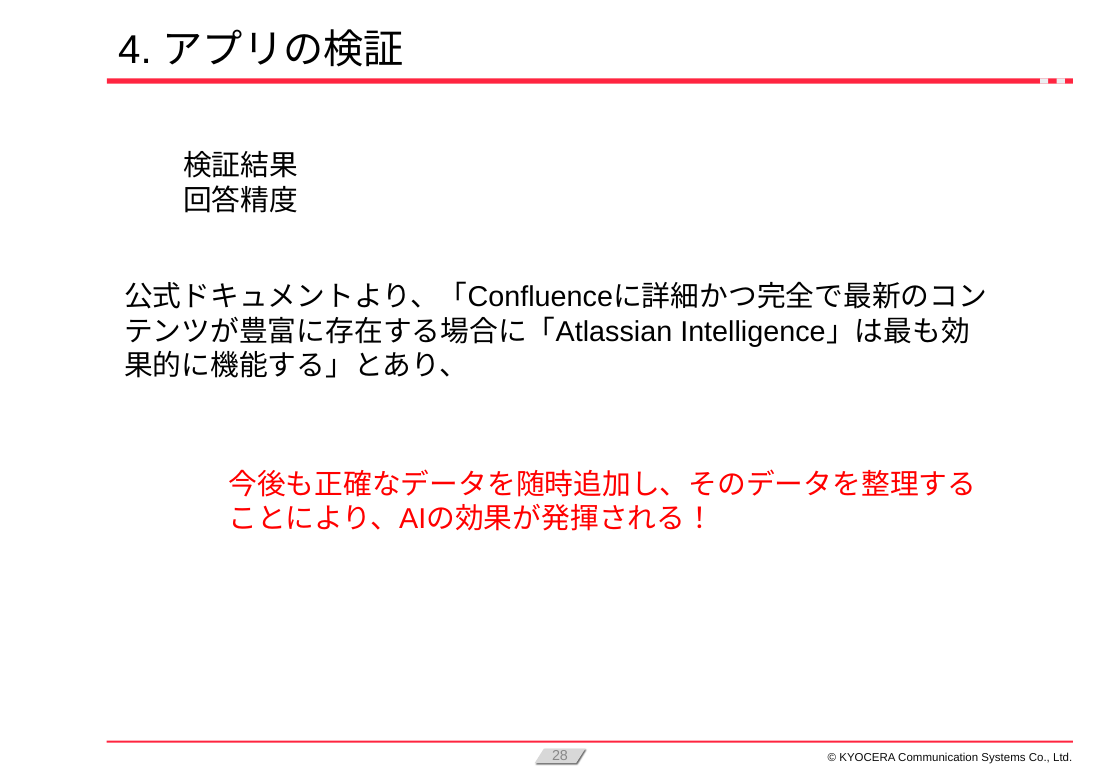
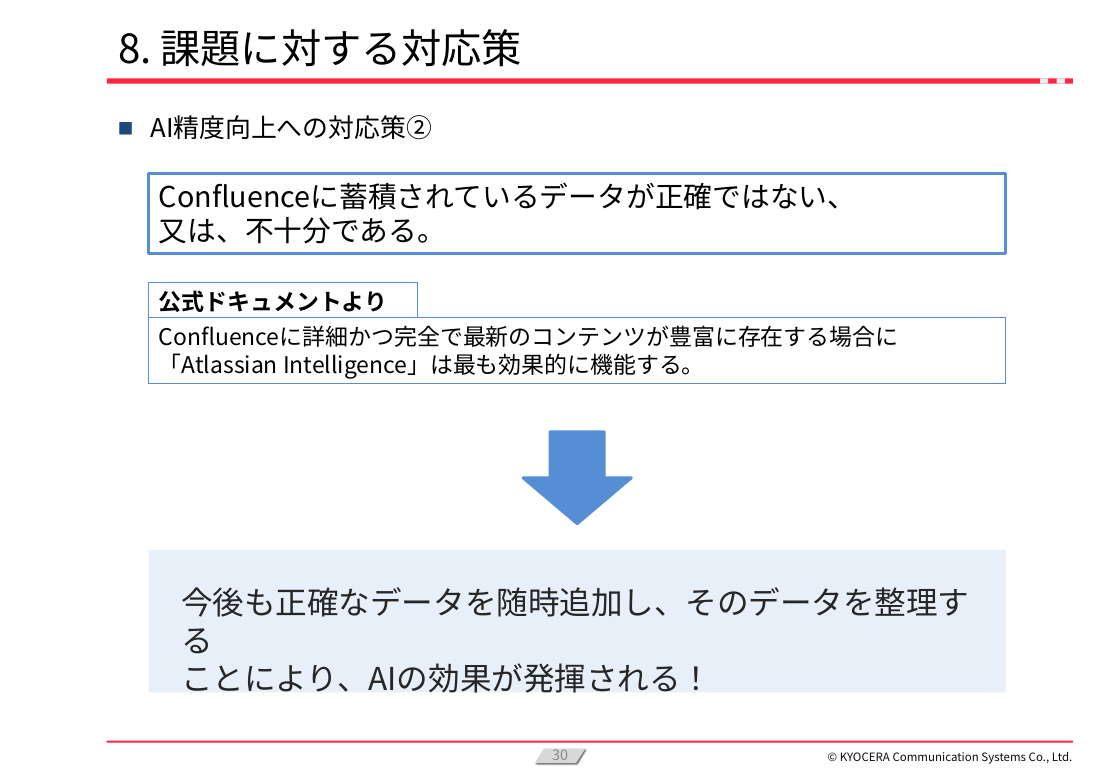
Before and after one commit to KanataOsako/SCSA, a slide deck: slide 30 of src/研究レポート/業務改善【大迫かなた】2024年予選会資料_最新.pptx (slide 28 before the commit). Drawn at 1120x775 pixels with LibreOffice and Linux fonts; fonts in the diff are those of the drawing; background and template pictures are left out. Boxes give left, top, right and bottom in pixels: in the first picture for what was removed or moved away, otherwise in the second. Text is boxed around its words. In the diff, an @@ line names an element or a change of style, - is before the commit and + after.

```diff
--- a/src/研究レポート/業務改善【大迫かなた】2024年予選会資料_最新.pptx
+++ b/src/研究レポート/業務改善【大迫かなた】2024年予選会資料_最新.pptx
@@ title at (118,29,522,67): text changed; font Arial to Noto Sans CJK JP @@
-4. アプリの検証
+8. 課題に対する対応策
@@ text added at (150,115,432,140), 18 pt, text #000000 @@
+■ AI精度向上への対応策②
@@ rectangle added at (149,174,1006,253), outline #558ED5 2.25 pt, 20 pt, text #000000 @@
+Confluenceに蓄積されているデータが正確ではない、
+又は、不十分である。
@@ text removed at (183,151,298,213) @@
-検証結果
-回答精度
@@ rectangle added at (149,283,418,322), outline #558ED5 0.75 pt, 16 pt, text #000000, bold @@
+公式ドキュメントより
@@ rectangle "Confluenceに詳細かつ完全で最新のコンテンツが豊富に存在する場合に「Atlassian Intelligence ...": place and size @@
-rectangle "Confluenceに詳細かつ完全で最新のコンテンツが豊富に存在する場合に「Atlassian Intelligence ..." at (124,281,987,378)
+rectangle "Confluenceに詳細かつ完全で最新のコンテンツが豊富に存在する場合に「Atlassian Intelligence ..." at (149,317,1006,384)
@@ rectangle "Confluenceに詳細かつ完全で最新のコンテンツが豊富に存在する場合に「Atlassian Intelligence ..." at (149,317,1006,384): fill none to #FFFFFF; outline none to #558ED5 0.75 pt @@
@@ text in rectangle at (159,325,899,379): text changed; size 20 to 16 pt; font Arial to Noto Sans CJK JP @@
-公式ドキュメントより、「Confluenceに詳細かつ完全で最新のコンテンツが豊富に存在する場合に「Atlassian Intelligence」は最も効果的に機能する」とあり、
+Confluenceに詳細かつ完全で最新のコンテンツが豊富に存在する場合に「Atlassian Intelligence」は最も効果的に機能する。
@@ down arrow added at (523,432,632,524), fill #558ED5, outline #558ED5 2 pt @@
@@ rectangle "今後も正確なデータを随時追加し、そのデータを整理する": place and size @@
-rectangle "今後も正確なデータを随時追加し、そのデータを整理する" at (228,469,976,531)
+rectangle "今後も正確なデータを随時追加し、そのデータを整理する" at (149,550,1006,693)
@@ rectangle "今後も正確なデータを随時追加し、そのデータを整理する" at (149,550,1006,693): fill none to #E7EFF9 @@
@@ text in rectangle at (181,587,969,693): text changed; size 20 to 22 pt; font Arial to Noto Sans CJK JP; text colour #FF0000 to #262626 @@
-今後も正確なデータを随時追加し、そのデータを整理することにより、AIの効果が発揮される！
+今後も正確なデータを随時追加し、そのデータを整理する
+ことにより、AIの効果が発揮される！
@@ page number at (552,749,568,764): text changed; font Arial to Noto Sans CJK JP @@
-28
+30
@@ text "© KYOCERA Communication Systems Co., ..." at (840,752,1073,764): font Arial to Noto Sans CJK JP @@
```
Also in this commit, not shown: 26 other slides changed, 7 slides added, 5 slides removed.
